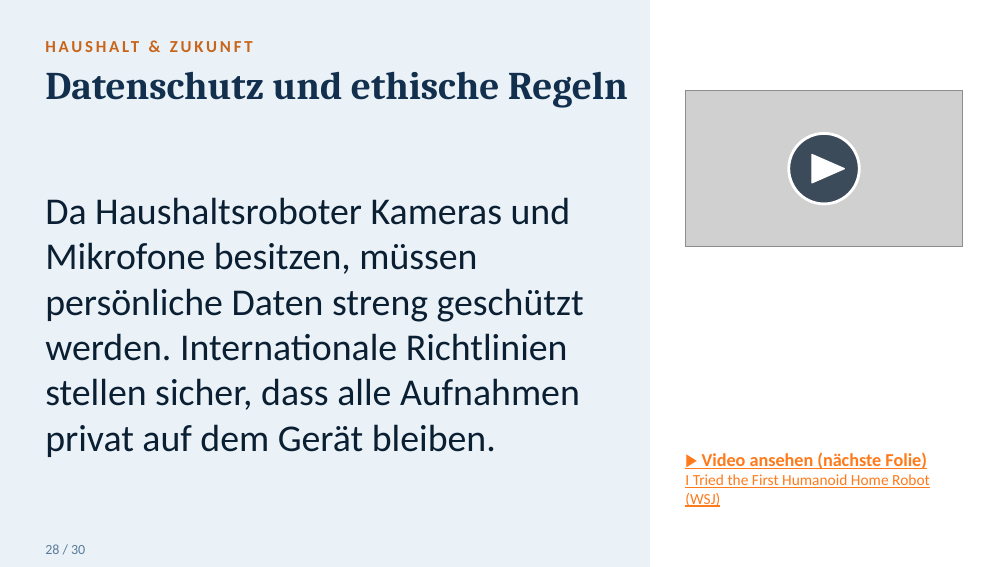
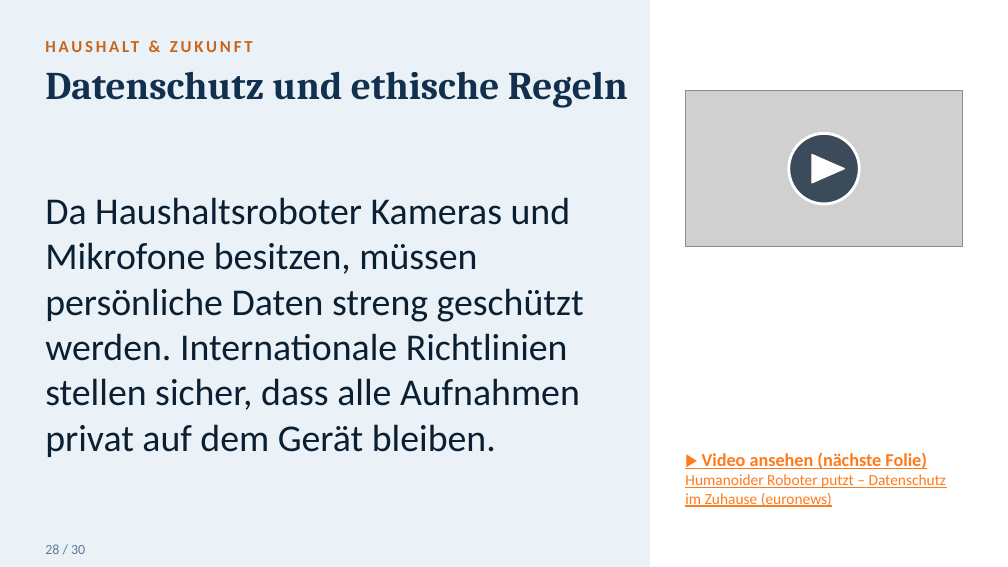
Before and after one commit to toshkaraf/tagesf-rderst-tte, a slide deck: slide 44 of Humanoide_Roboter_gross.pptx. Drawn at 1008x567 pixels with LibreOffice and Linux fonts; fonts in the diff are those of the drawing; grey boxes stand for pictures. Boxes give left, top, right and bottom in pixels: in the first picture for what was removed or moved away, otherwise in the second. Text is boxed around its words. In the diff, an @@ line names an element or a change of style, - is before the commit and + after.

```diff
--- a/Humanoide_Roboter_gross.pptx
+++ b/Humanoide_Roboter_gross.pptx
@@ text at [685, 474, 947, 507]: text changed @@
-I Tried the First Humanoid Home Robot (WSJ)
+Humanoider Roboter putzt – Datenschutz im Zuhause (euronews)
```
Also in this commit, not shown: 4 other slides changed, 13 other files.
